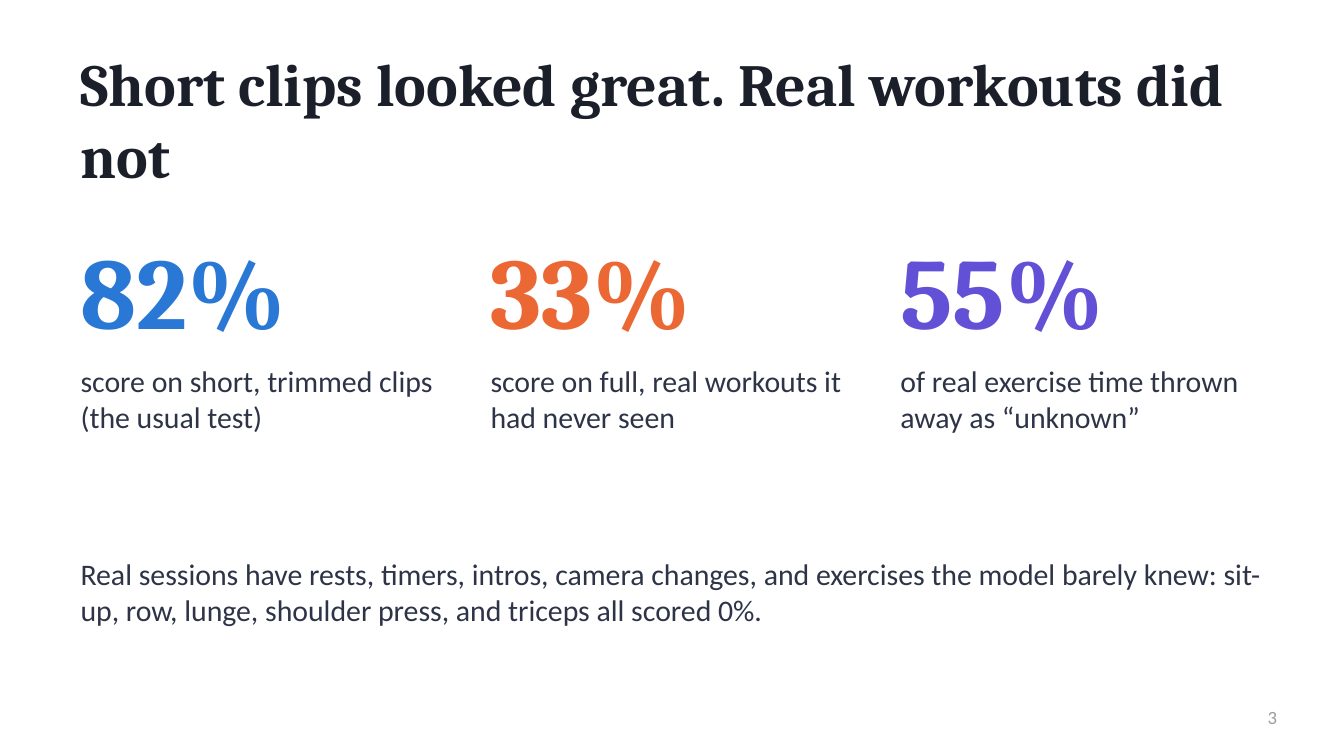
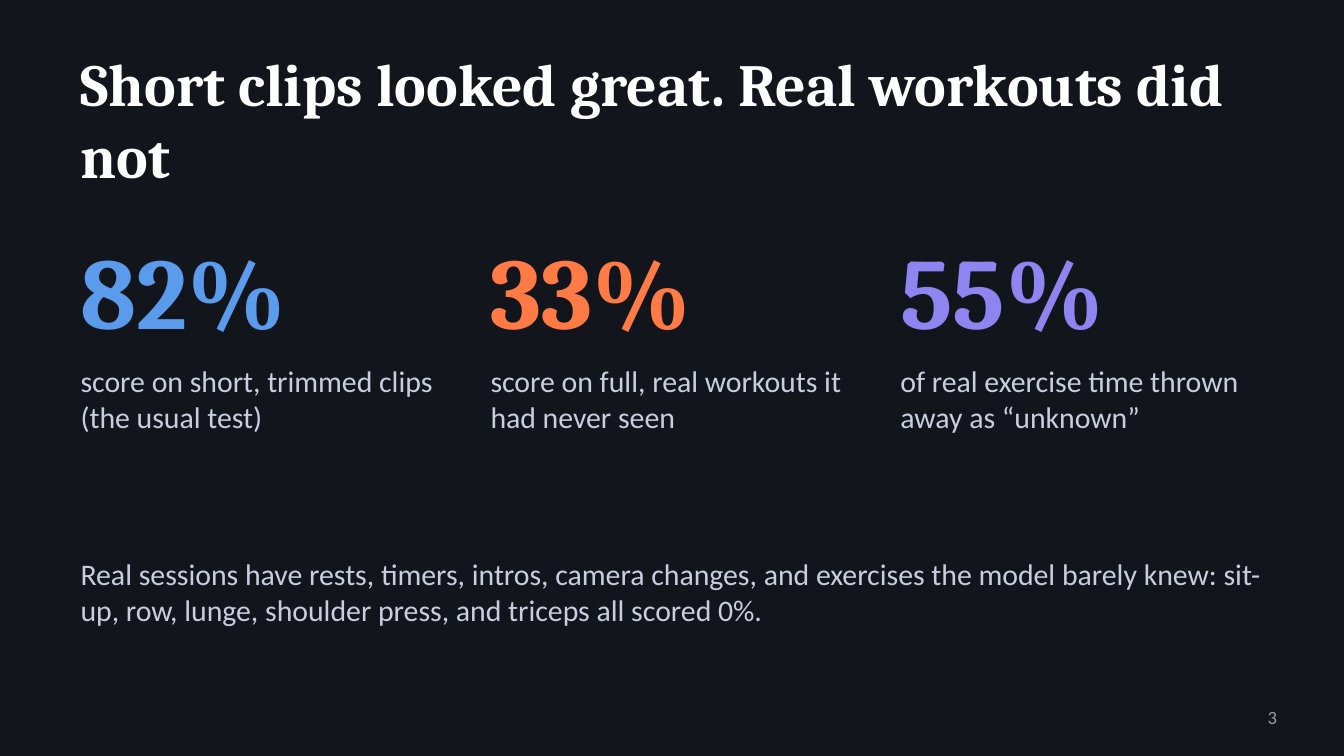
Before and after one commit to bariscelikk1/cALorie, a slide deck: slide 3 of ml/artifacts/final_model_v2/cALorie_final_presentation.pptx. Drawn at 1344x756 pixels with LibreOffice and Linux fonts; fonts in the diff are those of the drawing. Boxes give left, top, right and bottom in pixels: in the first picture for what was removed or moved away, otherwise in the second. Text is boxed around its words. In the diff, an @@ line names an element or a change of style, - is before the commit and + after.

```diff
--- a/ml/artifacts/final_model_v2/cALorie_final_presentation.pptx
+++ b/ml/artifacts/final_model_v2/cALorie_final_presentation.pptx
@@ background #FFFFFF to #12151C @@
@@ title "Short clips looked great. Real ..." at <box>81,64,1224,179</box>: text colour #1B1F2A to #FFFFFF @@
@@ text "82%" at <box>81,260,287,332</box>: text colour #2A78D6 to #5B9BEB @@
@@ text "33%" at <box>491,260,692,332</box>: text colour #EB6834 to #FF7A45 @@
@@ text "55%" at <box>900,260,1103,332</box>: text colour #6250D6 to #8F84F0 @@
@@ text colour #2E3447 to #C9CEDF in 4 elements at <box>81,371,432,432</box>, <box>491,371,841,428</box>, <box>900,371,1238,433</box>, <box>81,564,1261,626</box> @@
```
Also in this commit, not shown: 9 other slides changed, 7 other files.
